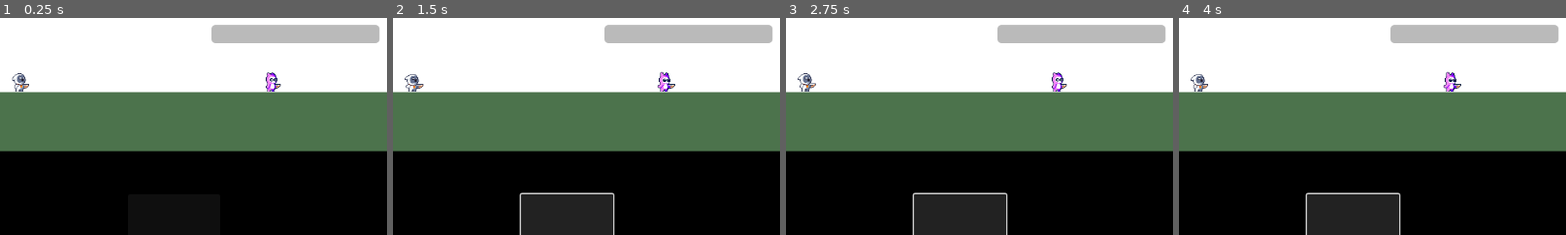
Above: before the commit, frames 1-4 (left to right).
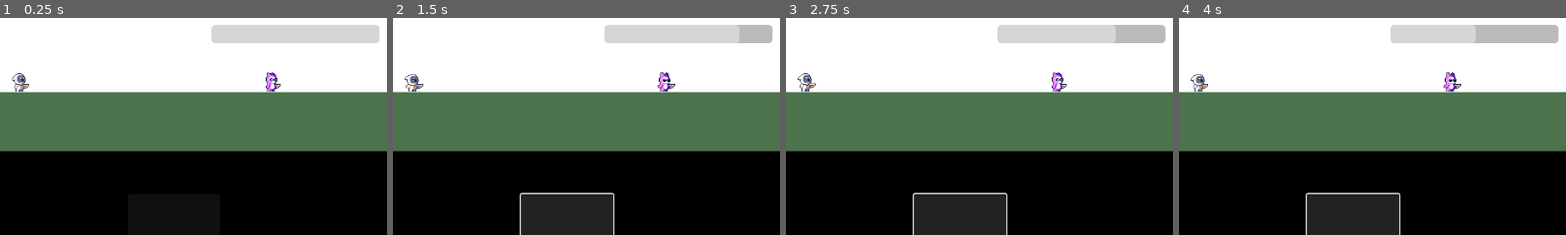
Above: after the commit, the same moments.

Repository: KylerGreen/TheAdventurersInn
Game: Godot game, scene res://Combat/combat_screen.tscn
Two runs of this game, one before a commit and one after it. Both use one fixed random seed, a clock stepped at 60 frames per second and the inputs below. This scene is started directly instead of the project's main scene.
Inputs:
- Up to frame 1 (0.25 s): no input
- Up to frame 2 (1.5 s): click "Attack" at 0.5 s; click "Attack" at 1.25 s
- Up to frame 3 (2.75 s): click "Attack" at 2 s
- Up to frame 4 (4 s): tap Enter at 2.75 s; tap Space at 3.5 s
The pictures show only the part of the screen within x 27-77%, y 19-69%; the shares and areas given below are measured in that part.

The runs differ from the first frame. In frame 1, 3.5% of the frame differs, in the area x 54-98%, y 3-12%; in frame 2, 2.8%; in frame 3, 2.4%; in frame 4, 1.7%.

Commit message:
Health bar!!!

Diff:
--- a/Enemies/enemy_1.gd
+++ b/Enemies/enemy_1.gd
@@ -4,10 +4,10 @@
 
 func _ready():
 	%Enemy1_Animation.play("Idle")
+	%EnemyHealth.value = health
 
 func _on_button_pressed():
 	health -= 1
+	%EnemyHealth.value = health
 	if health <= 0:
 		queue_free()
-
-#%EnemyHealth.set_value()
Not shown, added: Combat/com1DD.tmp
